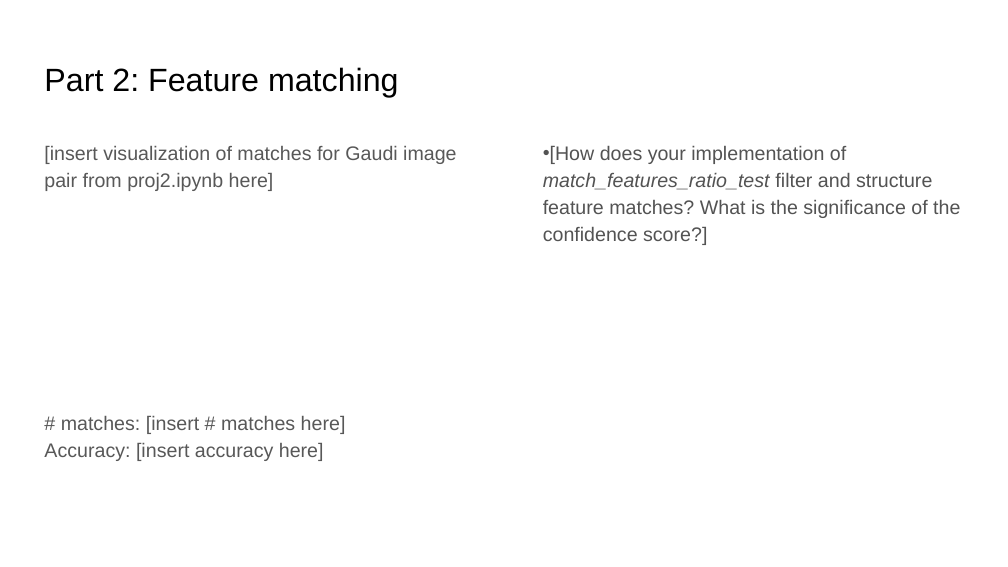
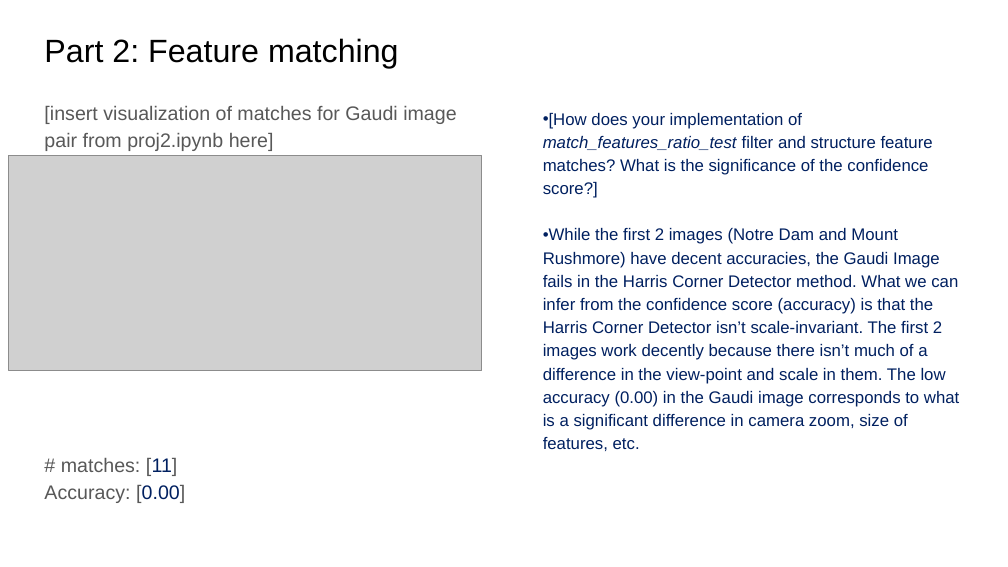
Before and after one commit to aashutoshav/Computer-Vision-Project-2, a slide deck: slide 11 of docs/proj2_report.pptx. Drawn at 1008x567 pixels with LibreOffice and Linux fonts; fonts in the diff are those of the drawing; grey boxes stand for pictures. Boxes give left, top, right and bottom in pixels: in the first picture for what was removed or moved away, otherwise in the second. Text is boxed around its words. In the diff, an @@ line names an element or a change of style, - is before the commit and + after.

Commit message:
experiments with other images

```diff
--- a/docs/proj2_report.pptx
+++ b/docs/proj2_report.pptx
@@ title "Part 2: Feature matching": place and size @@
-title "Part 2: Feature matching" at (44,67,399,97)
+title "Part 2: Feature matching" at (44,38,399,69)
@@ text "[insert visualization of matches for ...": place and size @@
-text "[insert visualization of matches for ..." at (44,146,456,461)
+text "[insert visualization of matches for ..." at (44,106,456,503)
@@ text "[How does your implementation of ...": place and size @@
-text "[How does your implementation of ..." at (543,146,960,245)
+text "[How does your implementation of ..." at (543,113,959,451)
@@ text at (543,113,933,198): size 14 to 12 pt, text colour #545454 to #002060 in "[How does your implementation of match_features_ratio_test f ..." @@
@@ picture added at (9,155,482,371) @@
@@ text at (543,228,959,451): paragraph added @@
+• While the first 2 images (Notre Dam and Mount Rushmore) have decent accuracies, the Gaudi Image fails in the Harris Corner Detector method. What we can infer from the confidence score (accuracy) is that the Harris Corner Detector isn’t scale-invariant. The first 2 images work decently because there isn’t much of a difference in the view-point and scale in them. The low accuracy (0.00) in the Gaudi image corresponds to what is a significant difference in camera zoom, size of features, etc.
@@ text at (44,458,185,503): text changed @@
-# matches: [insert # matches here]
-Accuracy: [insert accuracy here]
+# matches: [11]
+Accuracy: [0.00]
```
Also in this commit, not shown: 13 other slides changed, 8 other files.
